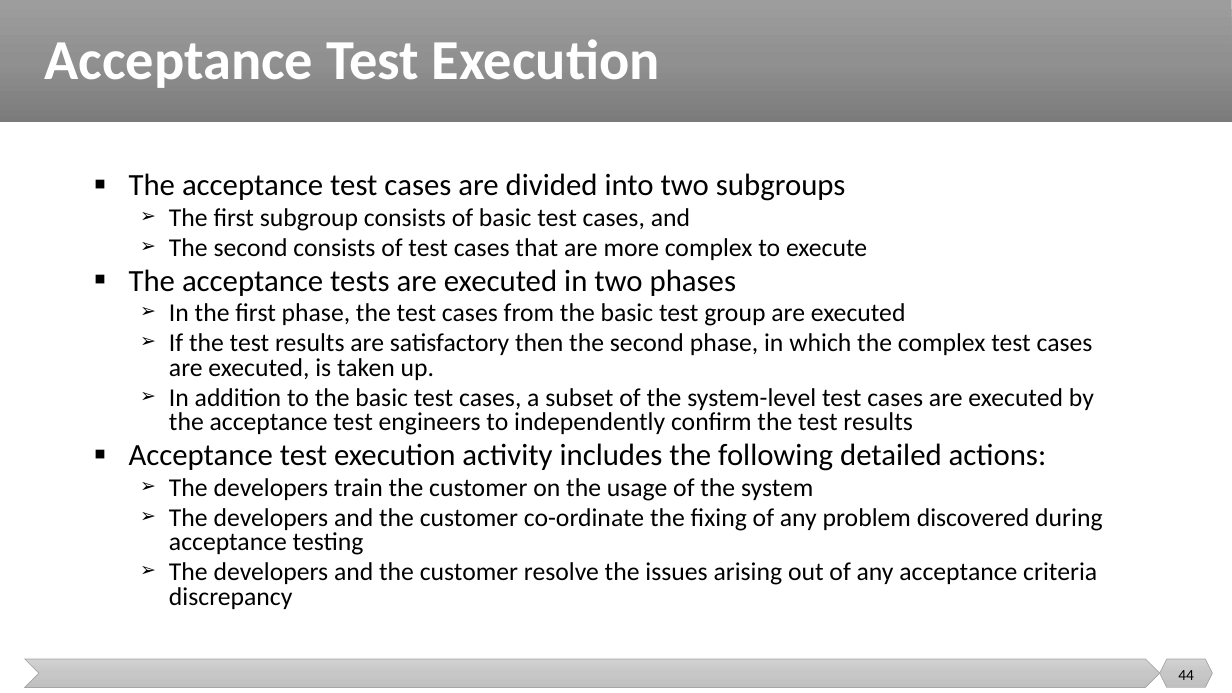
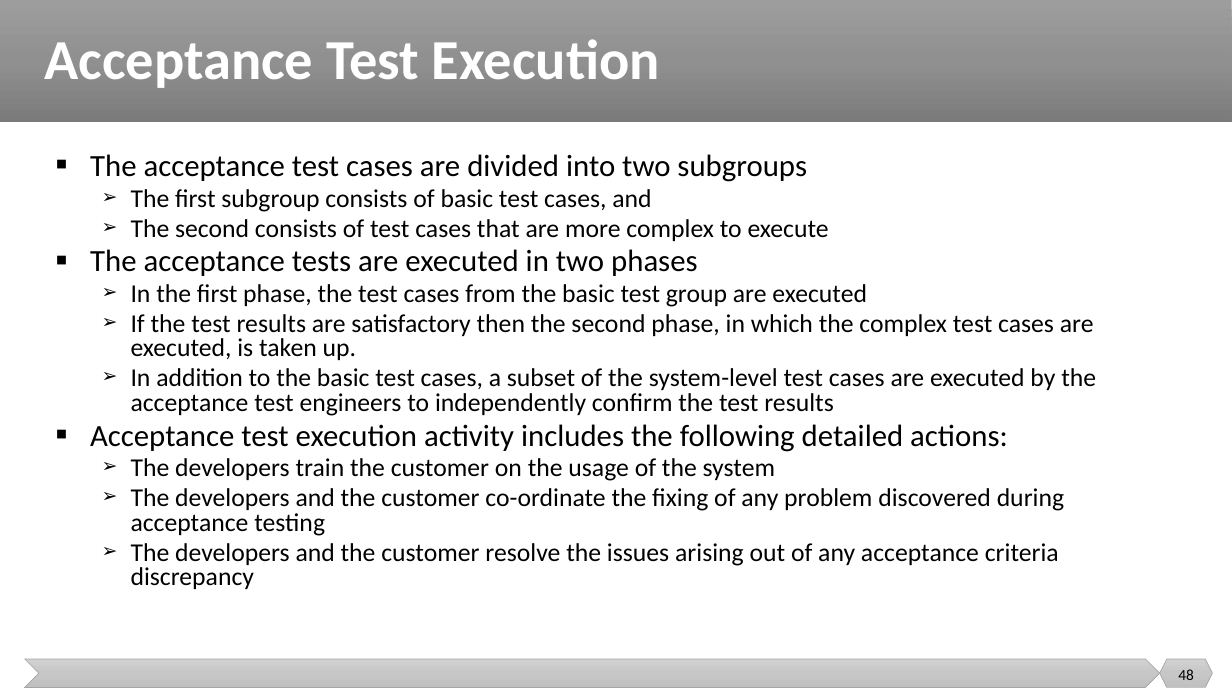
Before and after one commit to malenezi/malenezi, a slide deck: slide 48 of new_SE401/Lectures/8-Integration, System and Regression Testing/System Testing.pptx (slide 44 before the commit). Drawn at 1232x693 pixels with LibreOffice and Linux fonts; fonts in the diff are those of the drawing. Boxes give left, top, right and bottom in pixels: in the first picture for what was removed or moved away, otherwise in the second. Text is boxed around its words. In the diff, an @@ line names an element or a change of style, - is before the commit and + after.

```diff
--- a/new_SE401/Lectures/8-Integration, System and Regression Testing/System Testing.pptx
+++ b/new_SE401/Lectures/8-Integration, System and Regression Testing/System Testing.pptx
@@ text "The acceptance test cases are ..." rewrapped from <box>129,173,1102,609</box> to <box>90,154,1096,589</box> @@
@@ page number at <box>1178,669,1194,680</box>: text changed @@
-44
+48
```
Also in this commit, not shown: 15 other slides changed, 6 slides added, 2 slides removed, 1 other file.
